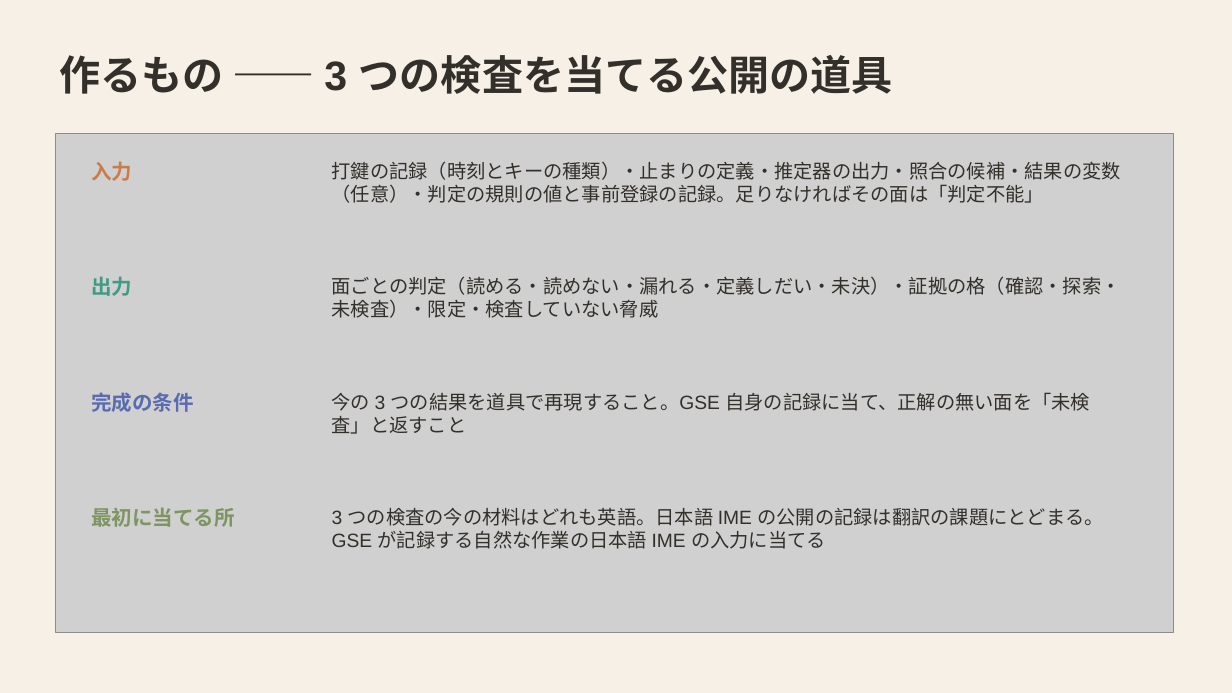
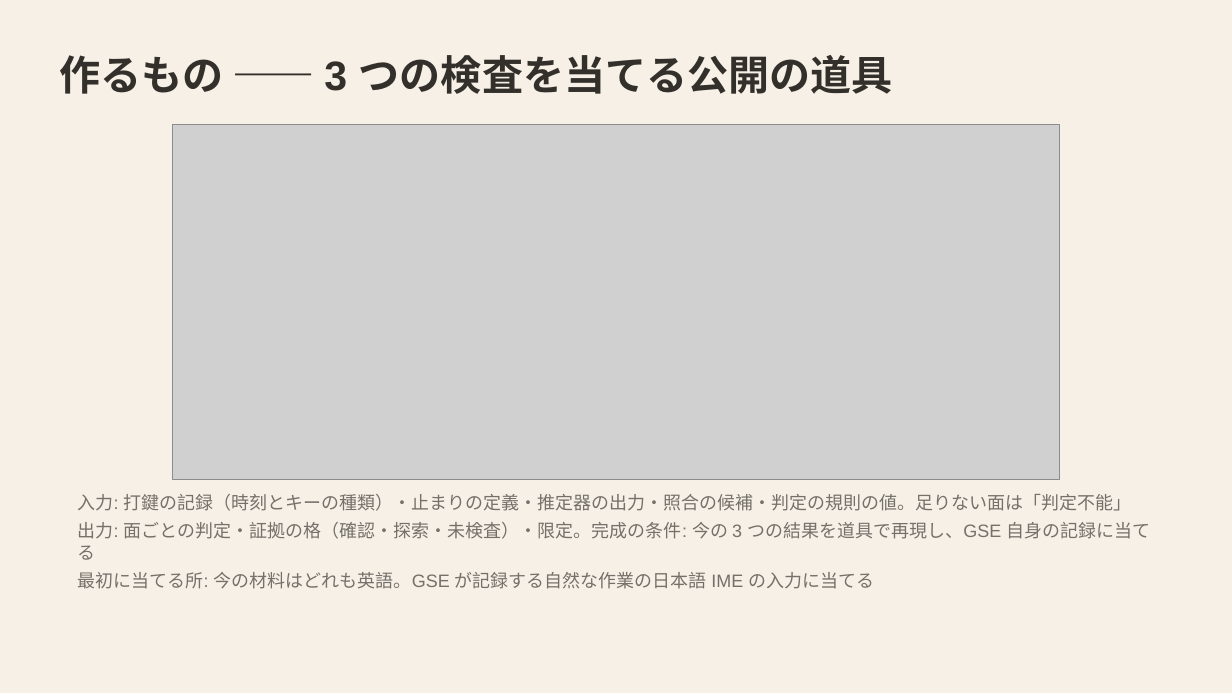
Before and after one commit to mikotomiura/GSE-prototype, a slide deck: slide 6 of docs/slides/project-overview/GSE_project_detail.pptx. Drawn at 1232x693 pixels with LibreOffice and Linux fonts; fonts in the diff are those of the drawing; grey boxes stand for pictures. Boxes give left, top, right and bottom in pixels: in the first picture for what was removed or moved away, otherwise in the second. Text is boxed around its words. In the diff, an @@ line names an element or a change of style, - is before the commit and + after.

```diff
--- a/docs/slides/project-overview/GSE_project_detail.pptx
+++ b/docs/slides/project-overview/GSE_project_detail.pptx
@@ picture: place and size @@
-picture at (55,134,1174,633)
+picture at (173,125,1060,480)
@@ text removed at (91,161,132,181) @@
-入力
@@ text removed at (332,161,1121,203) @@
-打鍵の記録（時刻とキーの種類）・止まりの定義・推定器の出力・照合の候補・結果の変数（任意）・判定の規則の値と事前登録の記録。足りなければその面は「判定不能」
@@ text removed at (91,276,132,296) @@
-出力
@@ text removed at (332,276,1121,318) @@
-面ごとの判定（読める・読めない・漏れる・定義しだい・未決）・証拠の格（確認・探索・未検査）・限定・検査していない脅威
@@ text removed at (91,392,193,412) @@
-完成の条件
@@ text removed at (332,392,1090,434) @@
-今の 3 つの結果を道具で再現すること。GSE 自身の記録に当て、正解の無い面を「未検査」と返すこと
@@ text added at (78,494,1150,589), 14 pt, text #74706A @@
+入力: 打鍵の記録（時刻とキーの種類）・止まりの定義・推定器の出力・照合の候補・判定の規則の値。足りない面は「判定不能」
+出力: 面ごとの判定・証拠の格（確認・探索・未検査）・限定。完成の条件: 今の 3 つの結果を道具で再現し、GSE 自身の記録に当てる
+最初に当てる所: 今の材料はどれも英語。GSE が記録する自然な作業の日本語 IME の入力に当てる
@@ text removed at (91,507,234,527) @@
-最初に当てる所
@@ text removed at (332,508,1103,549) @@
-3 つの検査の今の材料はどれも英語。日本語 IME の公開の記録は翻訳の課題にとどまる。GSE が記録する自然な作業の日本語 IME の入力に当てる
```
Also in this commit, not shown: 10 other slides changed, 31 other files.
